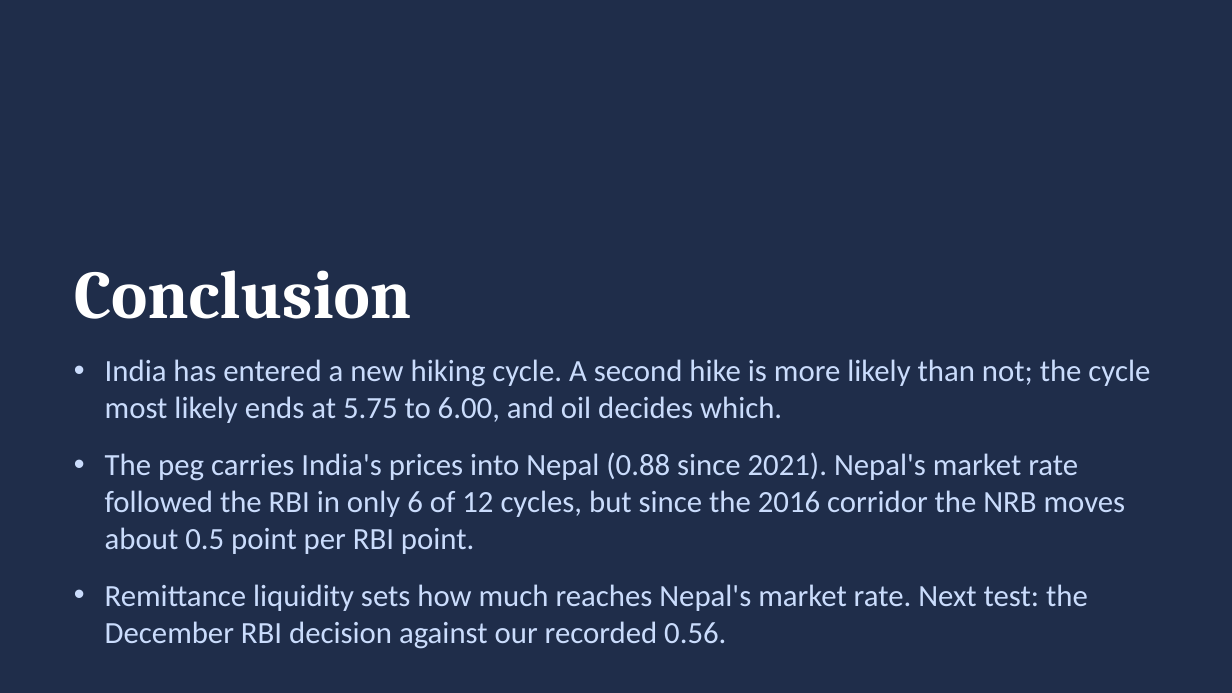
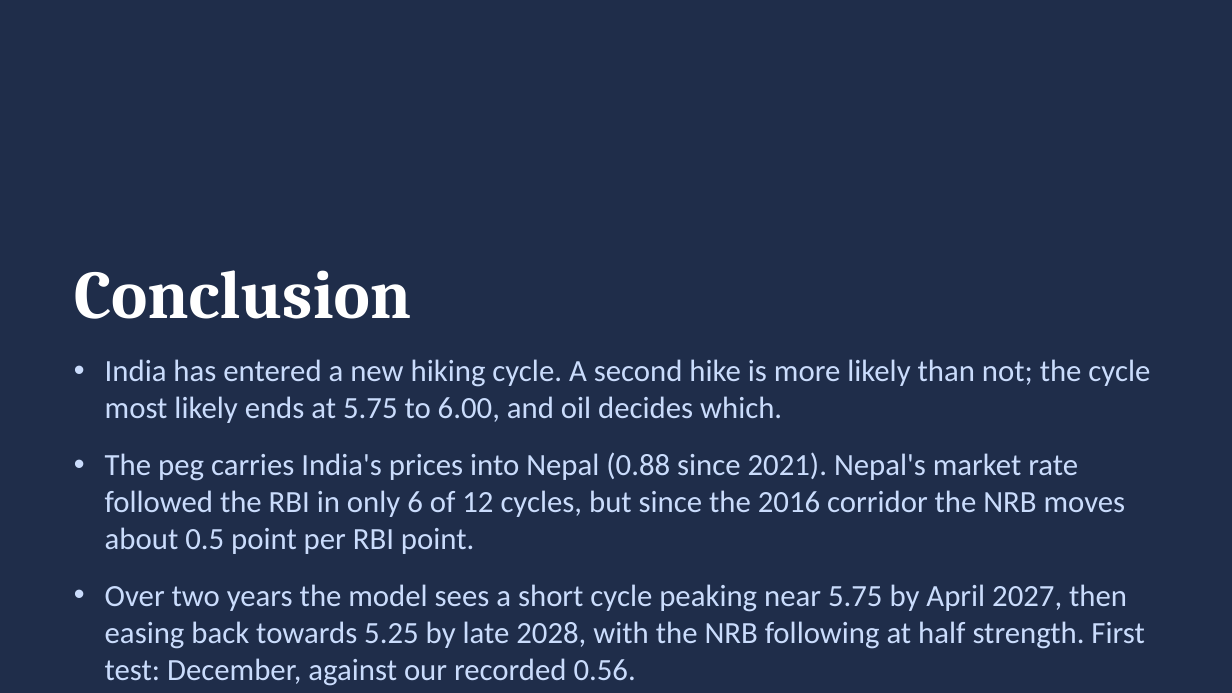
Before and after one commit to sakrit204-byte/interest_rate_cycle_prediction_for_india, a slide deck: slide 25 of reports/presentation/ratecycle_india_nepal.pptx (slide 24 before the commit). Drawn at 1232x693 pixels with LibreOffice and Linux fonts; fonts in the diff are those of the drawing. Boxes give left, top, right and bottom in pixels: in the first picture for what was removed or moved away, otherwise in the second. Text is boxed around its words. In the diff, an @@ line names an element or a change of style, - is before the commit and + after.

Commit message:
Presenter guide, two year outlook to October 2028 in deck and dashboard, decisions D057 and D058

```diff
--- a/reports/presentation/ratecycle_india_nepal.pptx
+++ b/reports/presentation/ratecycle_india_nepal.pptx
@@ text at bbox=[105, 584, 1144, 686]: text changed @@
-• Remittance liquidity sets how much reaches Nepal's market rate. Next test: the December RBI decision against our recorded 0.56.
+• Over two years the model sees a short cycle peaking near 5.75 by April 2027, then easing back towards 5.25 by late 2028, with the NRB following at half strength. First test: December, against our recorded 0.56.
```
Also in this commit, not shown: 3 other slides changed, 1 slide added, 10 other files.
